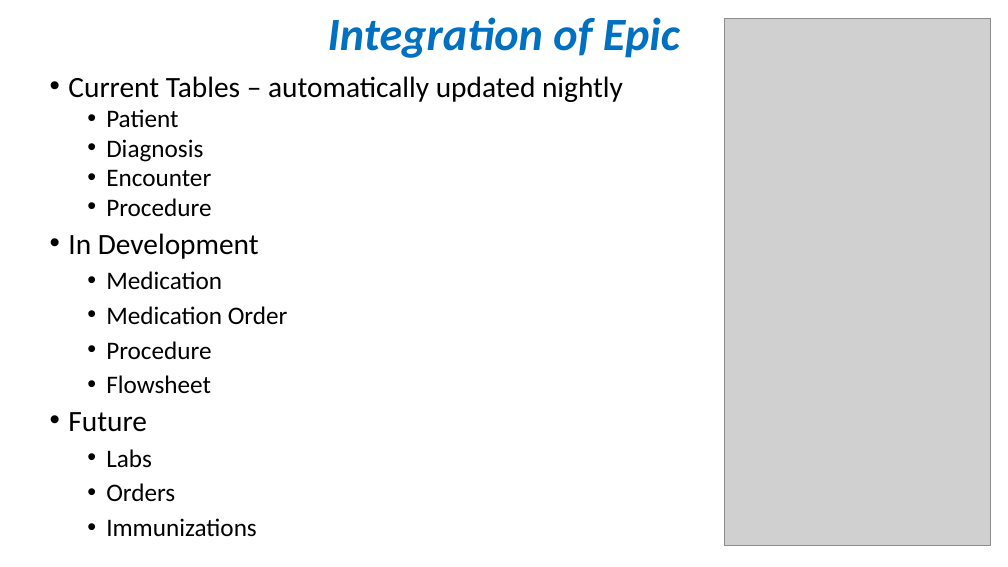
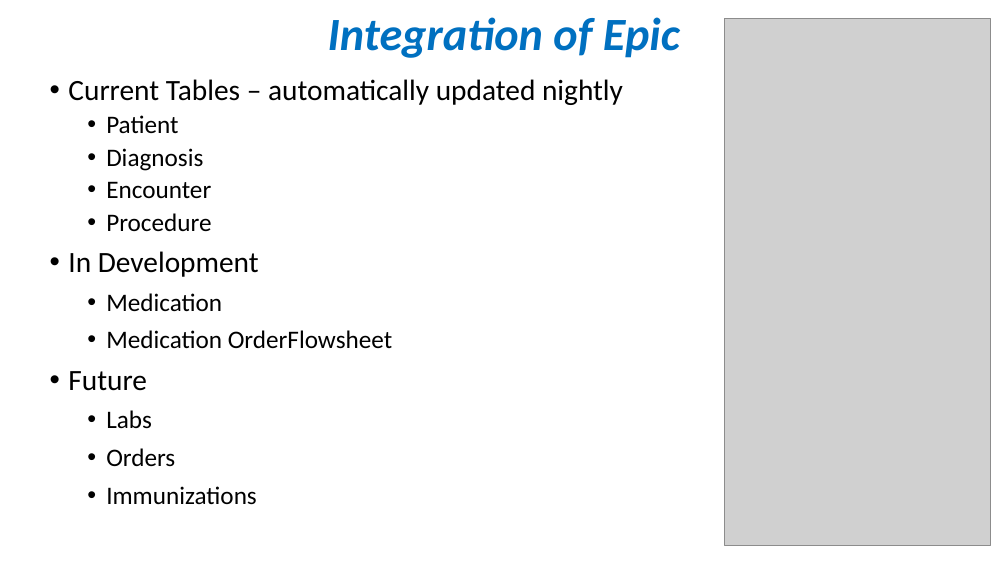
Before and after one commit to OuhscBbmc/prairie-outpost-public, a slide deck: slide 4 of publications/presentation-2024-01-peds-residents-qi/crdw-2024-01.pptx. Drawn at 1008x567 pixels with LibreOffice and Linux fonts; fonts in the diff are those of the drawing; grey boxes stand for pictures. Boxes give left, top, right and bottom in pixels: in the first picture for what was removed or moved away, otherwise in the second. Text is boxed around its words. In the diff, an @@ line names an element or a change of style, - is before the commit and + after.

```diff
--- a/publications/presentation-2024-01-peds-residents-qi/crdw-2024-01.pptx
+++ b/publications/presentation-2024-01-peds-residents-qi/crdw-2024-01.pptx
@@ text at [68, 79, 623, 505]: line spacing 0.8 to 0.9 @@
@@ text at [106, 330, 392, 349]: text changed @@
-    • Medication Order
-    • Procedure
-    • Flowsheet
+    • Medication OrderFlowsheet
```
Also in this commit, not shown: 3 other slides changed.
